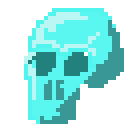
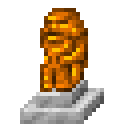
Layer changes from the first 128x128 image to the second:
added layer "Liitetty taso" above "Taustaväri" over left=20, top=8, right=104, bottom=124
painted on "Taustaväri" over left=24, top=8, right=124, bottom=124
